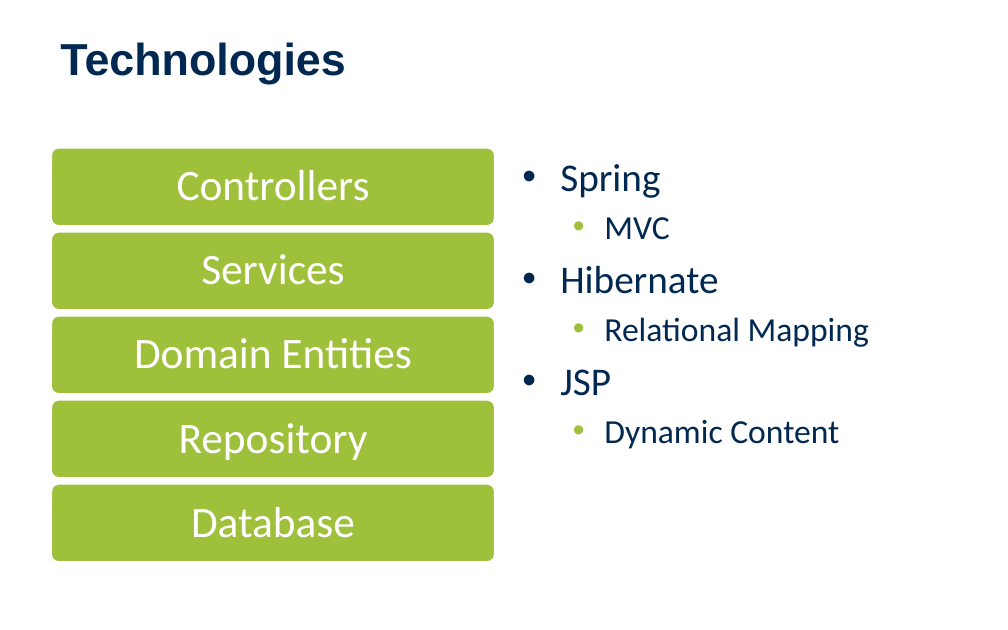
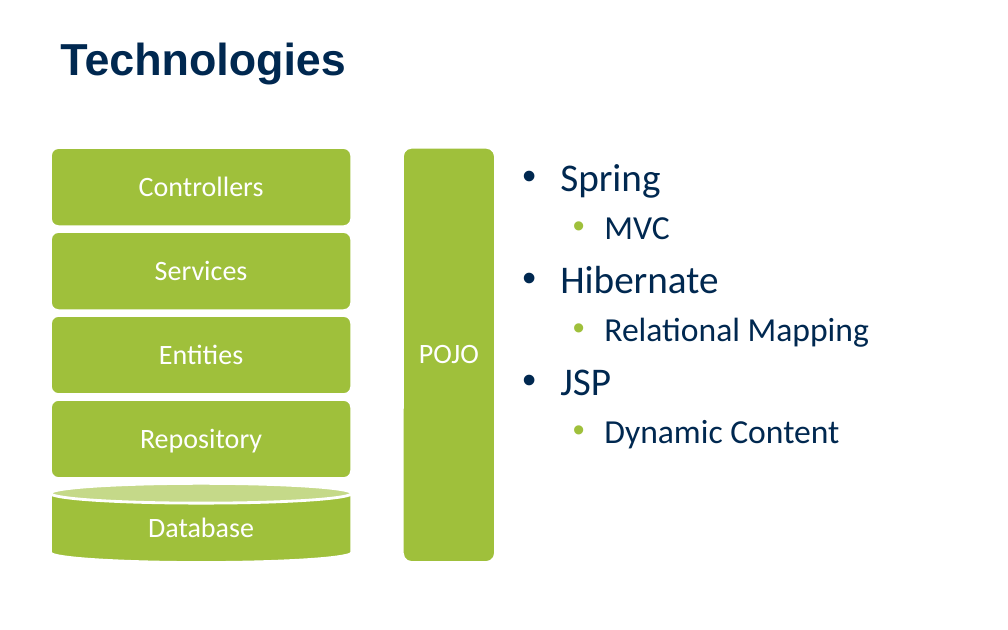
Before and after one commit to SV-ZeroOne/TwoFace, a slide deck: slide 4 of Presentation/Entelect Software PowerPoint Template.pptx. Drawn at 1008x630 pixels with LibreOffice and Linux fonts; fonts in the diff are those of the drawing; background and template pictures are left out. Boxes give left, top, right and bottom in pixels: in the first picture for what was removed or moved away, otherwise in the second. Text is boxed around its words. In the diff, an @@ line names an element or a change of style, - is before the commit and + after.

Commit message:
Presentation

```diff
--- a/Presentation/Entelect Software PowerPoint Template.pptx
+++ b/Presentation/Entelect Software PowerPoint Template.pptx
@@ rounded rectangle resized from (x1=50, y1=147, x2=495, y2=227) to (x1=50, y1=147, x2=352, y2=227) @@
@@ rounded rectangle added at (x1=402, y1=147, x2=495, y2=562), fill #9FC03B, outline #FFFFFF 2 pt @@
@@ rounded rectangle resized from (x1=50, y1=231, x2=495, y2=310) to (x1=50, y1=232, x2=352, y2=311) @@
@@ rounded rectangle resized from (x1=50, y1=316, x2=495, y2=395) to (x1=50, y1=316, x2=352, y2=395) @@
@@ text at (x1=159, y1=344, x2=243, y2=364): text changed; size 31 to 20 pt @@
-Domain Entities
+Entities
@@ text added at (x1=419, y1=345, x2=479, y2=363), 20 pt, text #FFFFFF @@
+POJO
@@ rounded rectangle resized from (x1=50, y1=399, x2=495, y2=479) to (x1=50, y1=399, x2=352, y2=479) @@
@@ size 31 to 20 pt; less space between paragraphs in 4 elements at (x1=155, y1=261, x2=248, y2=280), (x1=139, y1=176, x2=264, y2=196), (x1=140, y1=429, x2=262, y2=453), (x1=148, y1=517, x2=254, y2=537) @@
@@ text "Database" moved from (x1=191, y1=507, x2=355, y2=538) to (x1=148, y1=517, x2=254, y2=537) @@
@@ rounded rectangle removed at (x1=50, y1=483, x2=495, y2=562) @@
@@ cylinder added at (x1=50, y1=484, x2=352, y2=563), fill #9FC03B, outline #FFFFFF 2 pt @@
```
